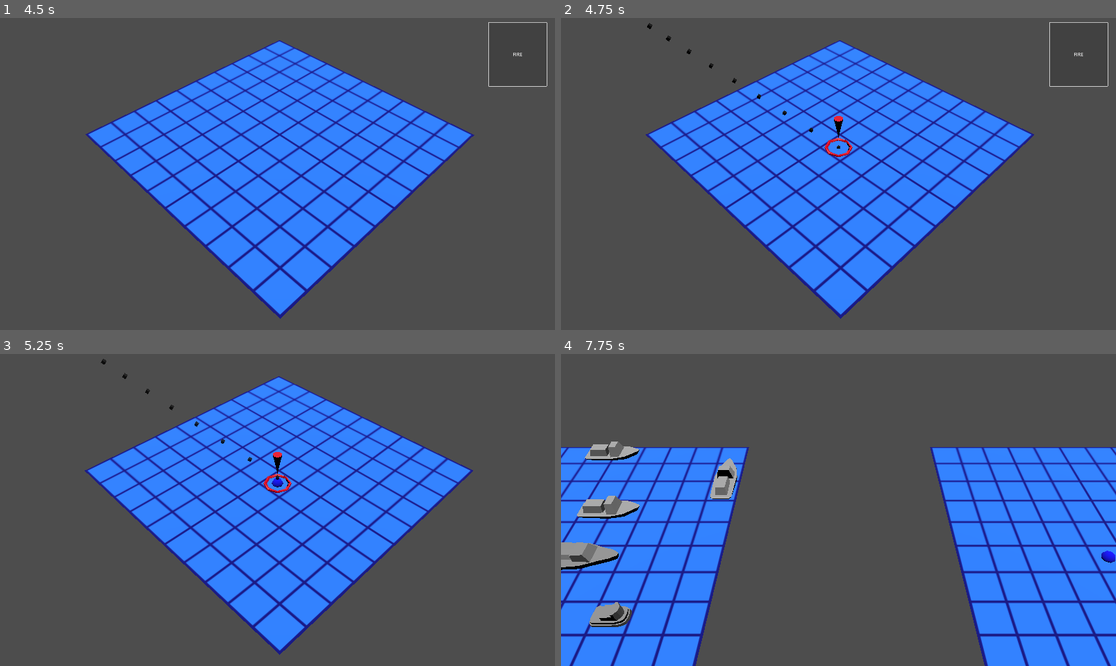
Above: before the commit, frames 1-4 (two rows, left to right).
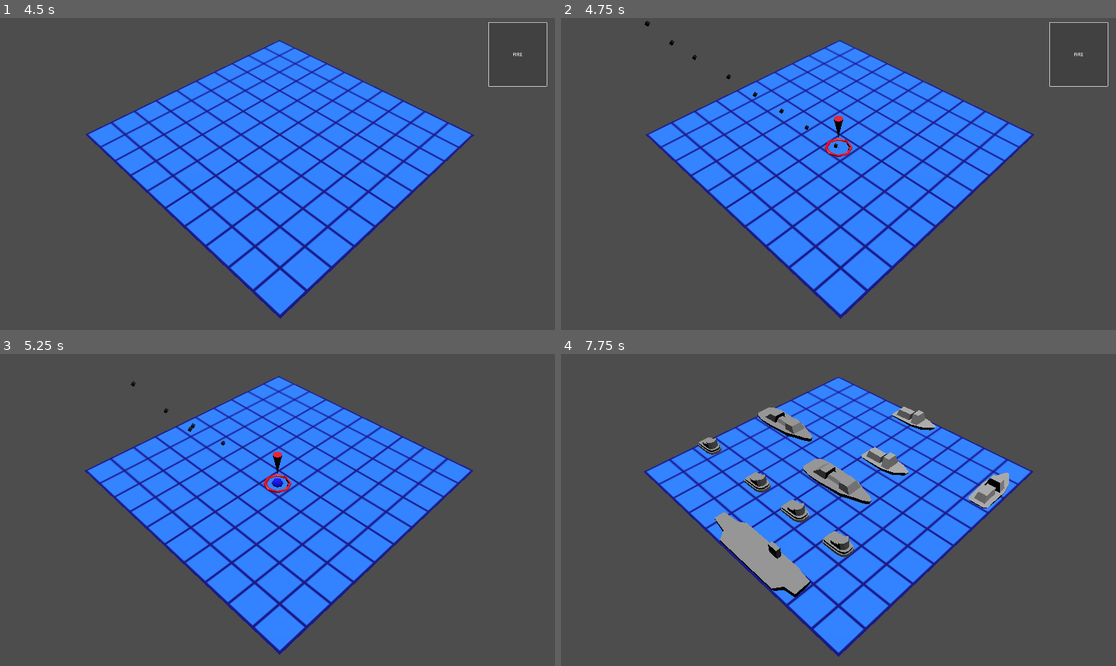
Above: after the commit, the same moments.

Repository: lanz-/battleships
Game: Godot game, scene res://scenes/main.tscn
The game is run twice, just before and just after one commit, with the same random seed, the same clock (stepped at 60 frames per second) and the same inputs.
Inputs (mouse positions are in pixels of both pictures, inside the frame that each line leads up to):
- Up to frame 1 (4.5 s): click "START" at 0.5 s; click "START" at 1.25 s; click "RANDOMIZE" at 2 s; click "RANDOMIZE" at 2.75 s; click "START" at 3.5 s; click "FIRE" at 4.25 s
- Up to frame 2 (4.75 s): no input
- Up to frame 3 (5.25 s): click "FIRE" at 5 s
- Up to frame 4 (7.75 s): move the mouse to (960, 494) at 5.77 s; click (960, 494) at 5.85 s; drag from (727, 525) to (810, 572) at 6.52 s; move the mouse to (894, 441) at 7.27 s; click (894, 441) at 7.35 s

Frame 1 is identical in both runs. In frame 2, 0.2% of the frame differs, in the area x 15-51%, y 0-42%; in frame 3, 0.1%; in frame 4, 62%, in the area x 0-100%, y 7-100%.

Commit message:
Improve AI strategy

Diff:
--- a/scenes/missile.tscn
+++ b/scenes/missile.tscn
@@ -23,5 +23,7 @@
 mesh = SubResource("BoxMesh_o2wt0")
 direction = Vector3(0, 0, 1)
 spread = 5.0
-gravity = Vector3(0, 2, 0)
+gravity = Vector3(0, 1, 0)
+initial_velocity_min = 1.0
+initial_velocity_max = 5.0
 color_ramp = SubResource("Gradient_gxa7a")
--- /dev/null
+++ b/scripts/ai_target.gd
@@ -0,0 +1,48 @@
+extends RefCounted
+class_name AITarget
+
+
+const OFFSETS = [Vector2i(-1, 0), Vector2i(1, 0), Vector2i(0, 1), Vector2i(0, -1)]
+const OFFSETS2 = {
+	true:  [Vector2i(-1, 0), Vector2i(1, 0)],
+	false: [Vector2i(0, -1), Vector2i(0, 1)],
+}
+
+var _positions: Array[Vector2i] = []
+
+
+func _init(pos: Vector2i):
+	_positions.append(pos)
+
+
+func at_pos(pos: Vector2i):
+	for p in _positions:
+		if (p - pos).length_squared() == 1:
+			return true
+
+	return false
+
+
+func next_position(prev_shots):
+	var candidates: Array[Vector2i] = []
+
+	if _positions.size() == 1:
+		for offset in OFFSETS:
+			candidates.append(_positions[0] + offset)
+	else:
+		var diff = _positions[0] - _positions[-1]
+		var horizontal = true
+		if diff.x == 0:
+			horizontal = false
+
+		for position in _positions:
+			for offset in OFFSETS2[horizontal]:
+				candidates.append(position + offset)
+
+	candidates = candidates.filter(func (p): return (p not in prev_shots) and (Game.is_in_field(p)))
+	assert(candidates, "No candidates")
+
+	return candidates.pick_random()
+
+func add_point(pos: Vector2i):
+	_positions.append(pos)
--- a/scripts/main.gd
+++ b/scripts/main.gd
@@ -40,12 +40,12 @@
 	pass
 
 
-func _look_at(transform):
+func _look_at(cam_transform):
 	if _tween:
 		_tween.kill()
 
 	_tween = create_tween().set_ease(Tween.EASE_IN_OUT).set_trans(Tween.TRANS_CUBIC)
-	_tween.tween_property(main_camera, "transform", transform, 1.0)
+	_tween.tween_property(main_camera, "transform", cam_transform, 1.0)
 
 
 func _on_start_button_pressed():
@@ -70,9 +70,9 @@
 
 	if resolved and not extra_turn:
 		fire_button.hide()
-		await get_tree().create_timer(2.0).timeout
+		await get_tree().create_timer(0.8).timeout
 		_look_at(player_field_transform)
 		await player_field.resolve_enemy_shot()
-		await get_tree().create_timer(2.0).timeout
+		await get_tree().create_timer(0.8).timeout
 		_look_at(enemy_field_transform)
 		fire_button.show()
--- a/scripts/missile.gd
+++ b/scripts/missile.gd
@@ -14,5 +14,5 @@
 
 
 # Called every frame. 'delta' is the elapsed time since the previous frame.
-func _process(delta):
+func _process(_delta):
 	pass
--- a/scripts/playefield_target_state.gd
+++ b/scripts/playefield_target_state.gd
@@ -25,8 +25,6 @@
 	start_trans = start_trans.looking_at(pos3)
 	var target_trans = Transform3D(start_trans.basis, pos3)
 
-	var camera: Camera3D = get_viewport().get_camera_3d()
-
 	var missile = missile_scene.instantiate()
 	missile.transform = start_trans
 	add_child(missile)
@@ -40,7 +38,7 @@
 
 
 func _add_adjacent_miss_markers(ship):
-	var tween = create_tween().set_trans(Tween.TRANS_BOUNCE).set_parallel()
+	var tween = null
 
 	for point in ship.get_occupied_points().map(func (p): return Game.translate(p)):
 		if not Game.is_in_field(point):
@@ -55,6 +53,8 @@
 		shot_marker.scale = Vector3(0.01, 0.01, 0.01)
 
 		add_child(shot_marker)
+		if tween == null:
+			tween = create_tween().set_trans(Tween.TRANS_BOUNCE).set_parallel()
 		tween.tween_property(shot_marker, "scale", Vector3.ONE, 0.5)
 
 	await tween.finished
--- a/scripts/playfield.gd
+++ b/scripts/playfield.gd
@@ -76,7 +76,7 @@
 
 
 func resolve_enemy_shot():
-	await state.resolve_enemy_shot(ships)
+	await state.resolve_enemy_shot(ships, marker)
 
 
 func _ready():
--- a/scripts/playfield_wait_state.gd
+++ b/scripts/playfield_wait_state.gd
@@ -2,6 +2,7 @@
 
 
 var _previous_shots: Dictionary = {}
+var _targeted_ships: Array[AITarget] = []
 
 @onready var shot_marker_scene: PackedScene = preload("res://scenes/shot_marker.tscn")
 @onready var missile_scene: PackedScene = preload("res://scenes/missile.tscn")
@@ -9,23 +10,25 @@
 const MISSILE_START_POS = Vector3(10, 6, 10)
 
 
-func _fire_missile_at(pos: Vector2i):
+func _fire_missile_at(pos: Vector2i, marker: Node3D):
 	var pos3 = Game.untranslate(pos)
+	marker.position = pos3
+	marker.show()
+
 	var start_trans = Transform3D(Basis.IDENTITY, MISSILE_START_POS)
 	start_trans = start_trans.looking_at(pos3)
 	var target_trans = Transform3D(start_trans.basis, pos3)
-
-	var camera: Camera3D = get_viewport().get_camera_3d()
 
 	var missile = missile_scene.instantiate()
 	missile.transform = start_trans
 	add_child(missile)
 
 	var tween = create_tween().set_ease(Tween.EASE_IN).set_trans(Tween.TRANS_CUBIC)
-	tween.tween_property(missile, "transform", target_trans, 0.4)
+	tween.tween_property(missile, "transform", target_trans, 0.8)
 
 	await tween.finished
 	missile.destroy()
+	marker.hide()
 
 
 func _add_adjacent_miss_markers(ship):
@@ -43,17 +46,32 @@
 	for ship in ships.get_children():
 		for point in ship.get_placed_points().map(func (p): return Game.translate(p)):
 			if point == pos:
+				var target_index = -1
+				for i in _targeted_ships.size():
+					var target = _targeted_ships[i]
+					if target.at_pos(pos):
+						target_index = i
+						break
+
+				if target_index == -1:
+					_targeted_ships.append(AITarget.new(pos))
+					target_index = _targeted_ships.size() - 1
+				else:
+					_targeted_ships[target_index].add_point(pos)
+
 				shot_marker.set_hit()
 				ship.damage(shot_marker)
 				if ship.is_destroyed():
+					if target_index != -1:
+						_targeted_ships.remove_at(target_index)
 					_add_adjacent_miss_markers(ship)
 				return true
 
 	return false
 
 
-func _try_shoot(pos: Vector2i, ships: Node3D):
-	await _fire_missile_at(pos)
+func _try_shoot(pos: Vector2i, ships: Node3D, marker: Node3D):
+	await _fire_missile_at(pos, marker)
 
 	var shot_marker = shot_marker_scene.instantiate()
 	shot_marker.position = Game.untranslate(pos)
@@ -71,16 +89,25 @@
 	return hit
 
 
-func resolve_enemy_shot(ships: Node3D):
-	var is_hit = true
-
-	while is_hit:
+func _choose_shot_position():
+	if _targeted_ships:
+		return _targeted_ships[0].next_position(_previous_shots)
+	else:
 		var pos = Vector2i(randi_range(0, 9), randi_range(0, 9))
 		while pos in _previous_shots:
 			pos = Vector2i(randi_range(0, 9), randi_range(0, 9))
 
+		return pos
+
+
+func resolve_enemy_shot(ships: Node3D, marker: Node3D):
+	var is_hit = true
+
+	while is_hit:
+		var pos = _choose_shot_position()
+
 		await get_tree().create_timer(2.0).timeout
-		is_hit = await _try_shoot(pos, ships)
+		is_hit = await _try_shoot(pos, ships, marker)
 
 
 
